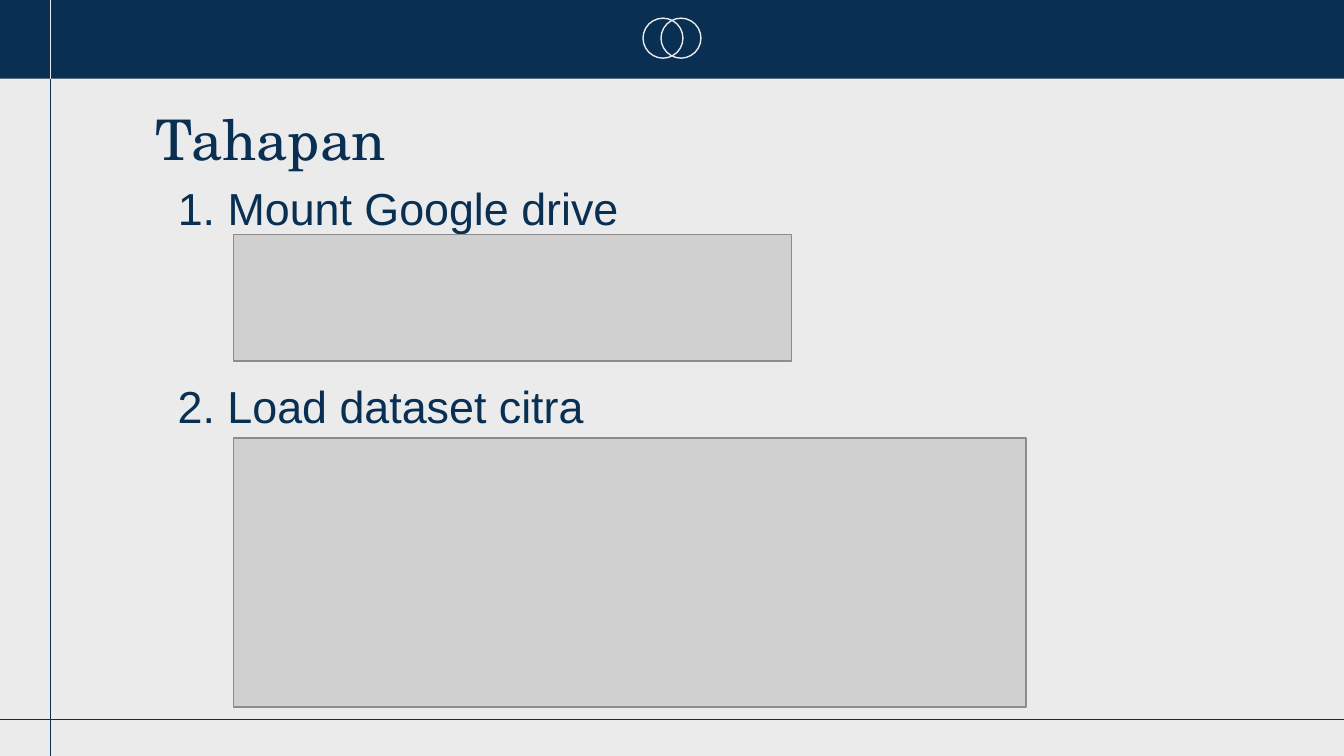
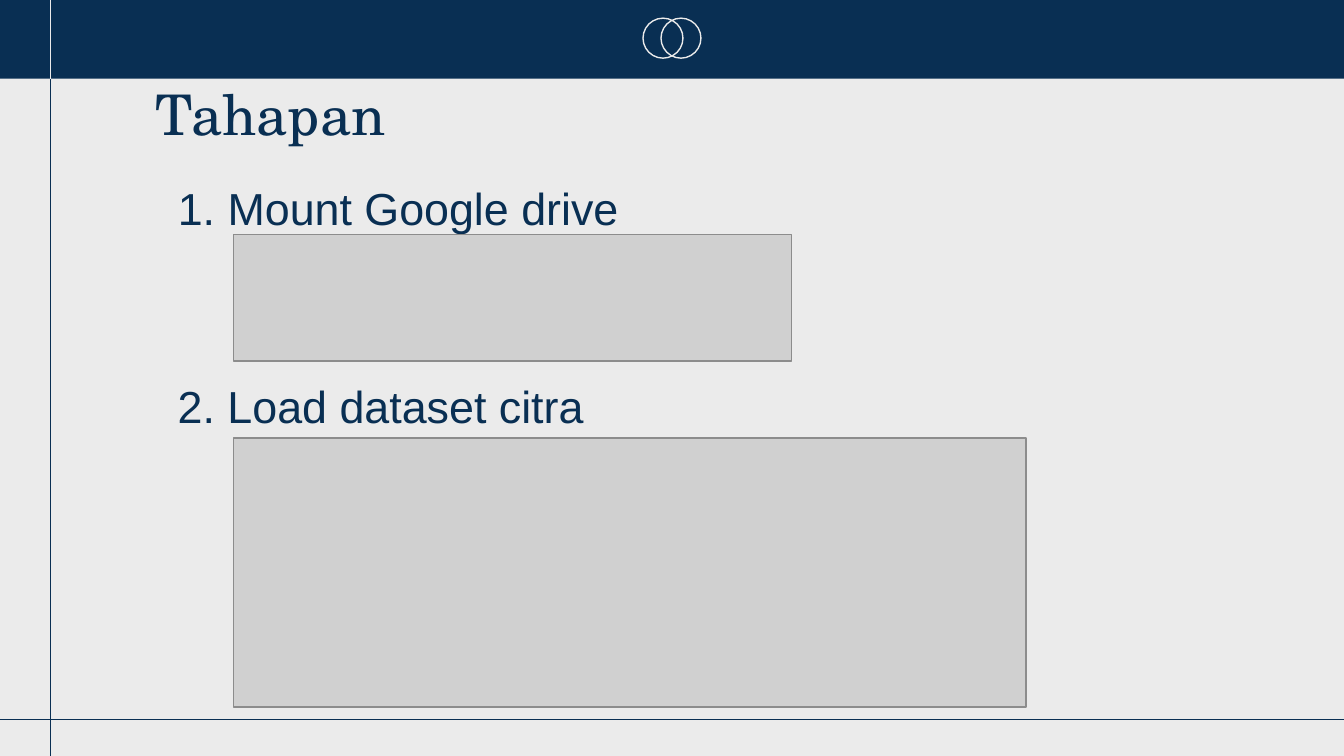
Before and after one commit to AryaPutra-182/2318034-EkstraksiFiturTekstur, a slide deck: slide 5 of PPT Ekstraksi Fitur Tekstur.pptx. Drawn at 1344x756 pixels with LibreOffice and Linux fonts; fonts in the diff are those of the drawing; grey boxes stand for pictures; background and template pictures are left out. Boxes give left, top, right and bottom in pixels: in the first picture for what was removed or moved away, otherwise in the second. Text is boxed around its words. In the diff, an @@ line names an element or a change of style, - is before the commit and + after.

```diff
--- a/PPT Ekstraksi Fitur Tekstur.pptx
+++ b/PPT Ekstraksi Fitur Tekstur.pptx
@@ title "Tahapan": place and size @@
-title "Tahapan" at (155, 118, 385, 172)
+title "Tahapan" at (155, 93, 385, 147)
```
Also in this commit, not shown: 6 other slides changed, 3 other files.
